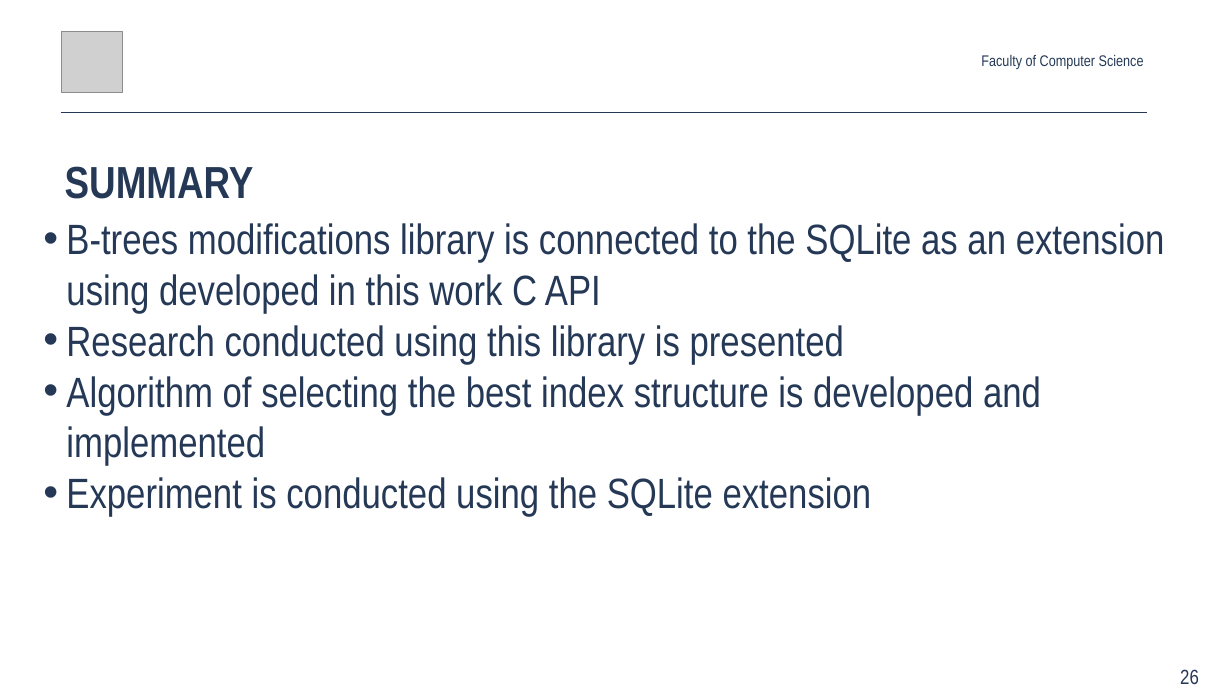
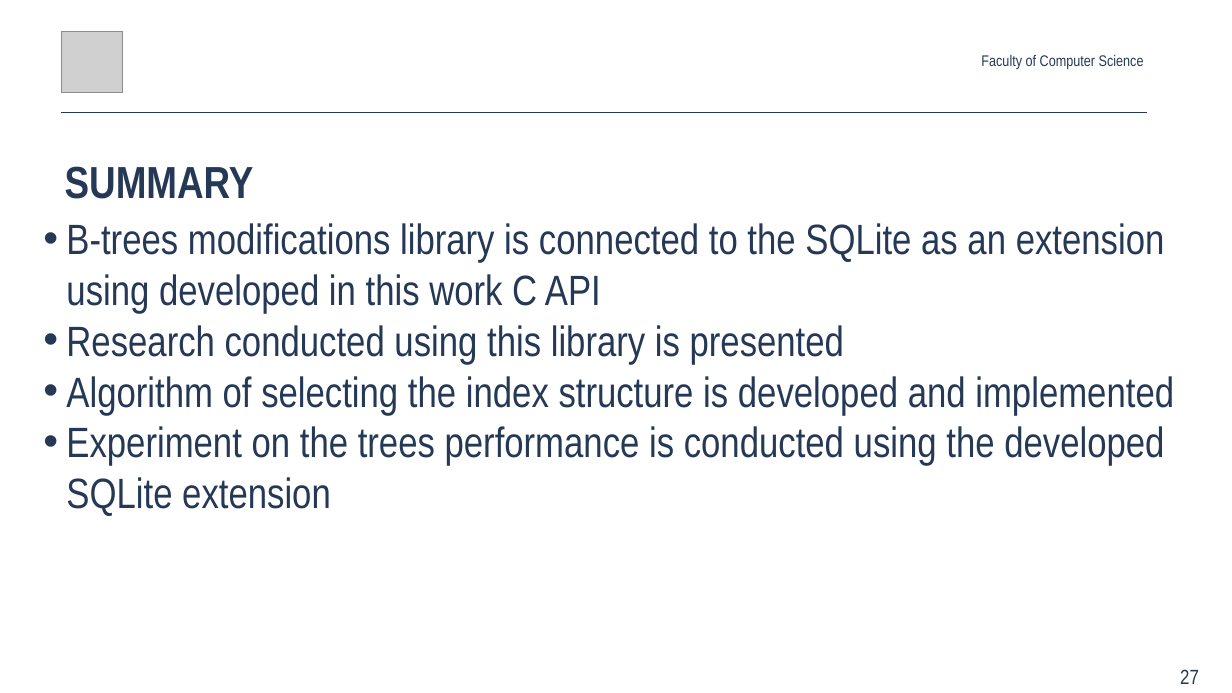
Before and after one commit to Glost/btrees_2019, a slide deck: slide 27 of root/docs/slides/Anton_Rigin_SYRCoSE_2019.pptx (slide 26 before the commit). Drawn at 1232x693 pixels with LibreOffice and Linux fonts; fonts in the diff are those of the drawing; grey boxes stand for pictures. Boxes give left, top, right and bottom in pixels: in the first picture for what was removed or moved away, otherwise in the second. Text is boxed around its words. In the diff, an @@ line names an element or a change of style, - is before the commit and + after.

```diff
--- a/root/docs/slides/Anton_Rigin_SYRCoSE_2019.pptx
+++ b/root/docs/slides/Anton_Rigin_SYRCoSE_2019.pptx
@@ text at (x1=66, y1=376, x2=1174, y2=516): text changed @@
-• Algorithm of selecting the best index structure is developed and implemented
-• Experiment is conducted using the SQLite extension
+• Algorithm of selecting the index structure is developed and implemented
+• Experiment on the trees performance is conducted using the developed SQLite extension
@@ page number at (x1=1180, y1=669, x2=1199, y2=684): text changed @@
-26
+27
```
Also in this commit, not shown: 8 other slides changed, 1 slide added, 1 other file.
